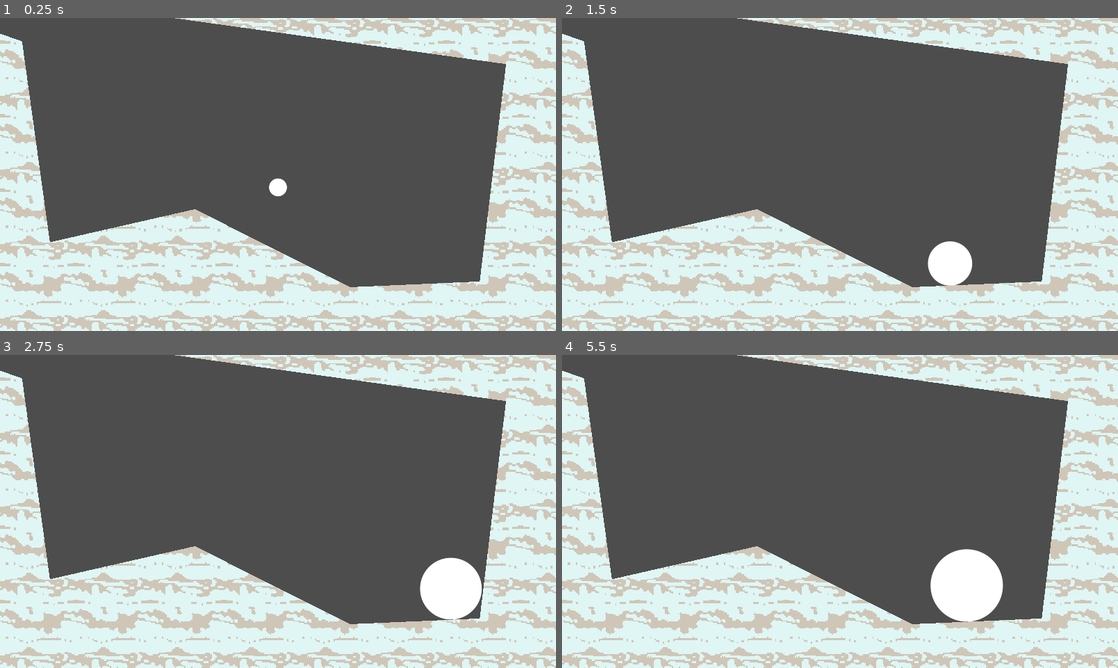
Above: before the commit, frames 1-4 (two rows, left to right).
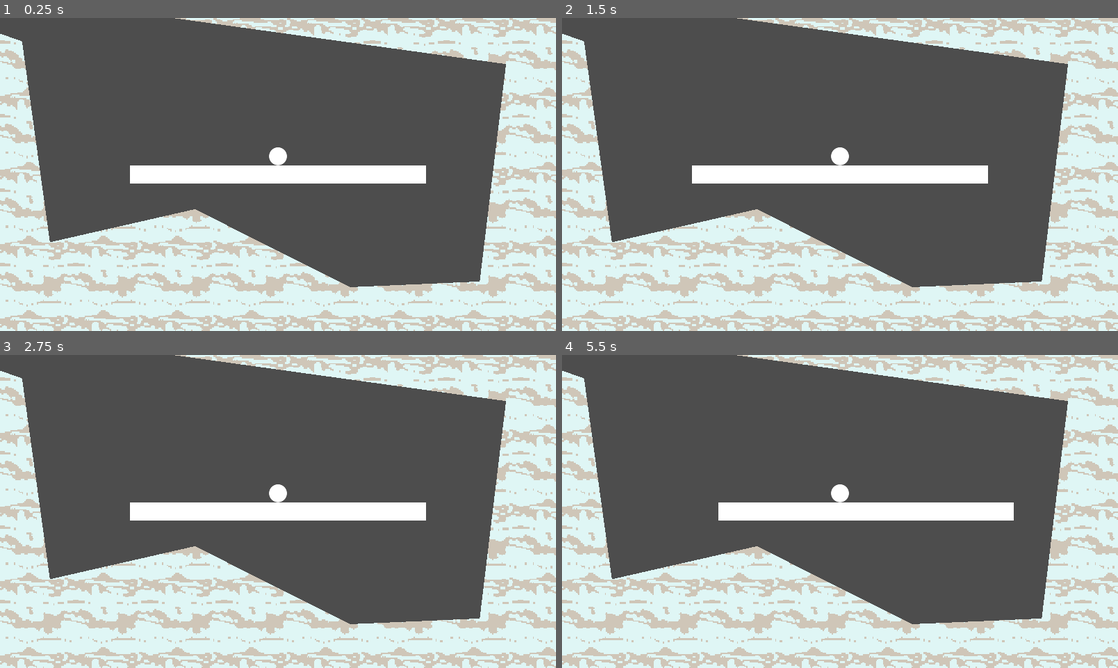
Above: after the commit, the same moments.

Repository: rylydou/mo-hacks-24
Game: Godot game, scene res://levels/test_level.tscn
Same seed, same stepped clock (60 frames per second), same inputs: the game is played once before the commit and once after it. The project has no main scene, so this scene is started directly.
Inputs (mouse positions are in pixels of both pictures, inside the frame that each line leads up to):
- Up to frame 1 (0.25 s): no input
- Up to frame 2 (1.5 s): tap Enter at 0.5 s; move the mouse to (962, 158) at 0.52 s; hold Alt 0.53-1.25 s; click (962, 158) at 0.67 s; tap Space at 0.77 s; drag from (728, 190) to (812, 237) at 1.27 s
- Up to frame 3 (2.75 s): move the mouse to (333, 442) at 2.02 s; hold Ctrl from 2.03 s (still down); click (333, 442) at 2.17 s
- Up to frame 4 (5.5 s): release Ctrl at 2.75 s; drag from (812, 574) to (673, 464) at 2.77 s; move the mouse to (1006, 558) at 3.52 s; hold Alt 3.53-4.25 s; click (1006, 558) at 3.67 s; tap Space at 3.77 s; drag from (673, 464) to (756, 433) at 4.27 s; move the mouse to (867, 511) at 5.02 s; hold Ctrl from 5.03 s (still down); click (867, 511) at 5.17 s

The runs differ from the first frame. In frame 1, 3.3% of the frame differs, in the area x 23-77%, y 41-58%; in frame 2, 4.1%; in frame 3, 5.0%; in frame 4, 5.6%, in the area x 28-82%, y 41-86%.

Commit message:
moving stuff

Diff:
--- a/levels/test_level.tscn
+++ b/levels/test_level.tscn
@@ -7,6 +7,7 @@
 [ext_resource type="Script" path="res://addons/rmsmartshape/shapes/point_array.gd" id="5_5gsaf"]
 [ext_resource type="Texture2D" uid="uid://chpiro6c43e4" path="res://content/textures/dirt_wall.png" id="6_0qaah"]
 [ext_resource type="Script" path="res://addons/rmsmartshape/materials/shape_material.gd" id="6_8pbge"]
+[ext_resource type="PackedScene" uid="uid://d1dvkak12py18" path="res://scenes/block.tscn" id="8_tct07"]
 
 [sub_resource type="Resource" id="Resource_8lvrb"]
 script = ExtResource("3_x5ojc")
@@ -292,3 +293,6 @@
 
 [node name="Collision" type="CollisionPolygon2D" parent="Shapes/Shape 1/Body"]
 polygon = PackedVector2Array(-286.044, -161.945, -316.128, -242.055, -134.001, -319.034, 326.617, -156.509, 310.33, 169 …(215 unchanged characters)…
+
+[node name="Block" parent="." instance=ExtResource("8_tct07")]
+scale = Vector2(15.945, 1)
--- /dev/null
+++ b/scenes/block.tscn
@@ -0,0 +1,20 @@
+[gd_scene load_steps=4 format=3 uid="uid://d1dvkak12py18"]
+
+[ext_resource type="Script" path="res://scripts/moveable.gd" id="1_2ax31"]
+
+[sub_resource type="RectangleShape2D" id="RectangleShape2D_m4tlq"]
+size = Vector2(16, 16)
+
+[sub_resource type="QuadMesh" id="QuadMesh_ch8rh"]
+size = Vector2(16, 16)
+
+[node name="Block" type="StaticBody2D"]
+
+[node name="Collision" type="CollisionShape2D" parent="."]
+shape = SubResource("RectangleShape2D_m4tlq")
+
+[node name="Mesh" type="MeshInstance2D" parent="."]
+mesh = SubResource("QuadMesh_ch8rh")
+
+[node name="Movable" type="Node" parent="."]
+script = ExtResource("1_2ax31")
--- /dev/null
+++ b/scripts/moveable.gd
@@ -0,0 +1,43 @@
+class_name Movable extends Node
+
+
+var is_moving = false
+var is_rotating = false
+var move_offset: Vector2
+
+
+@onready var object: CollisionObject2D = get_parent()
+
+
+func _ready() -> void:
+	object.input_event.connect(_input_event)
+	object.input_pickable = true
+
+
+func _process(delta: float) -> void:
+	if is_moving:
+		object.global_position = object.get_global_mouse_position() - move_offset
+
+	if is_rotating:
+		object.look_at(object.get_global_mouse_position())
+
+
+func _input_event(viewport: Node, event: InputEvent, shape_idx: int) -> void:
+	var mouse_btn := event as InputEventMouseButton
+	if mouse_btn and event.is_pressed():
+		if mouse_btn.button_index == MOUSE_BUTTON_LEFT:
+			is_moving = true
+			move_offset = object.get_local_mouse_position()
+			return
+		if mouse_btn.button_index == MOUSE_BUTTON_RIGHT:
+			is_rotating = true
+			return
+
+
+func _input(event: InputEvent) -> void:
+	var mouse_btn := event as InputEventMouseButton
+	if mouse_btn and event.is_released():
+		if mouse_btn.button_index == MOUSE_BUTTON_LEFT:
+			is_moving = false
+		if mouse_btn.button_index == MOUSE_BUTTON_RIGHT:
+			is_rotating = false
Not shown: 1 places in levels/test_level.tscn that only renumber resources
